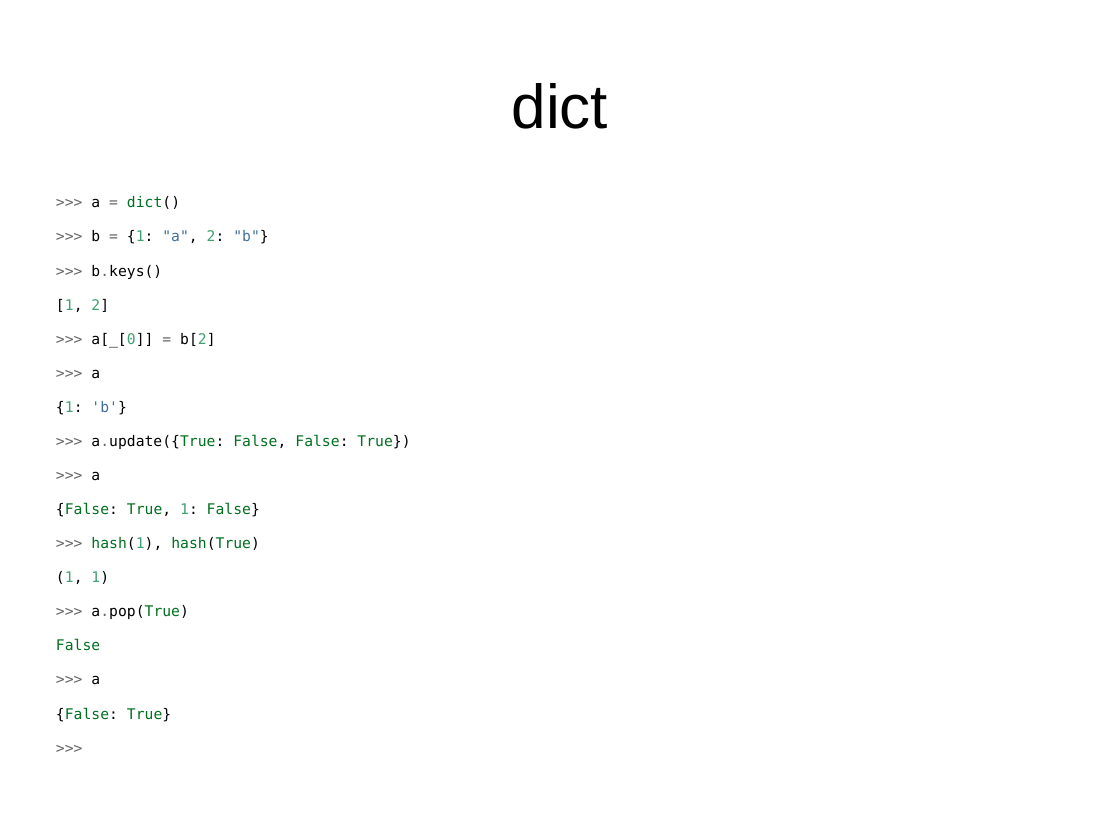
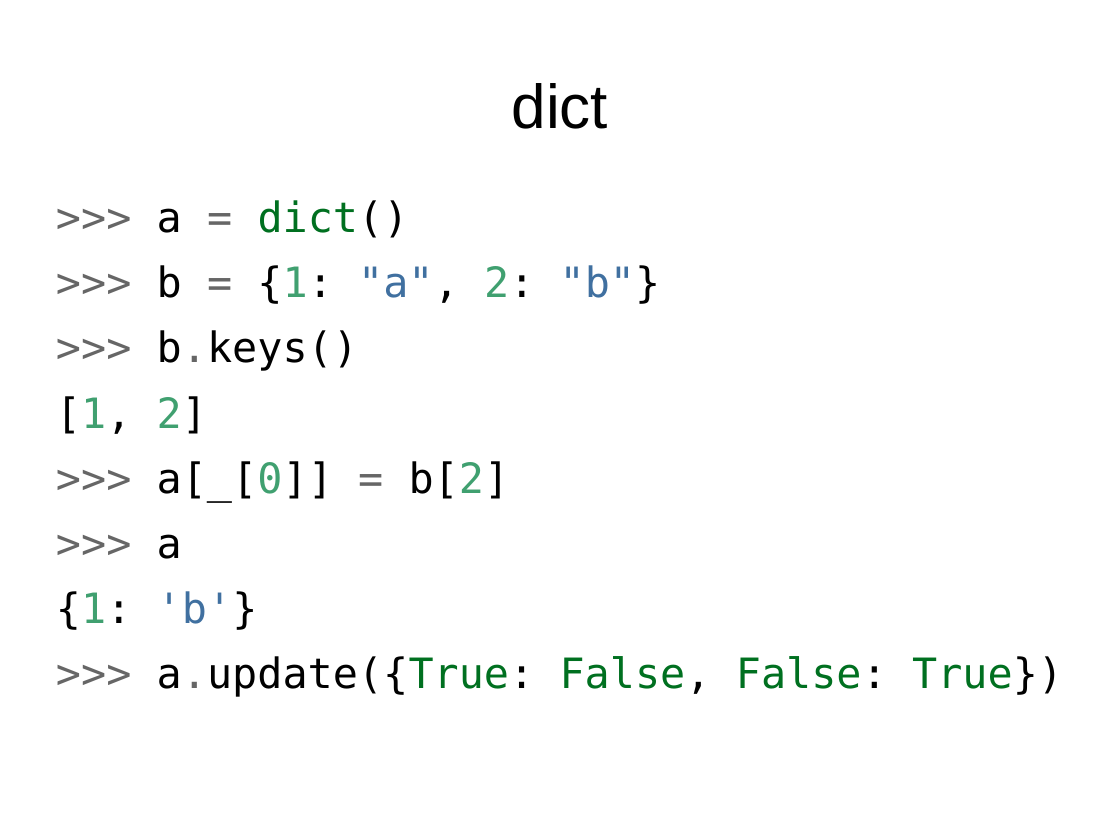
Before and after one commit to RoPython/ropython-presentations, a slide deck: slide 13 of cmiN/1/intro.odp (slide 9 before the commit). Drawn at 1120x840 pixels with LibreOffice and Linux fonts; fonts in the diff are those of the drawing. Boxes give left, top, right and bottom in pixels: in the first picture for what was removed or moved away, otherwise in the second. Text is boxed around its words. In the diff, an @@ line names an element or a change of style, - is before the commit and + after.

```diff
--- a/cmiN/1/intro.odp
+++ b/cmiN/1/intro.odp
@@ text ">>> a = dict()" at [56, 200, 1063, 697]: size 10.4 to 29.6 pt; line spacing 0.8 to 0.9 @@
@@ text at [56, 471, 260, 722]: paragraphs removed @@
->>> a
-{False: True, 1: False}
->>> hash(1), hash(True)
-(1, 1)
->>> a.pop(True)
-False
->>> a
-{False: True}
->>>
```
Also in this commit, not shown: 8 other slides changed, 20 slides added, 1 slide removed.
